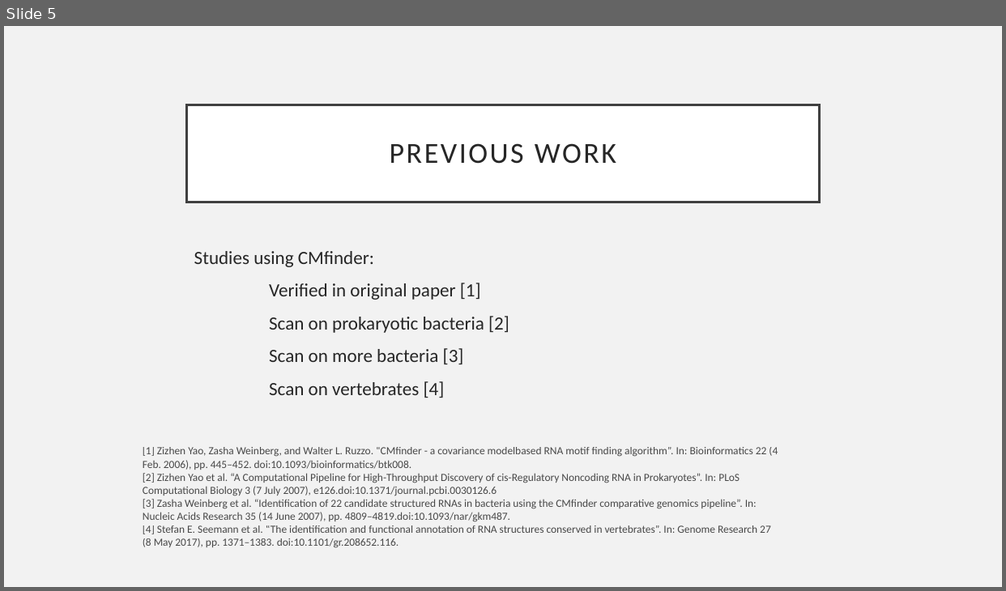
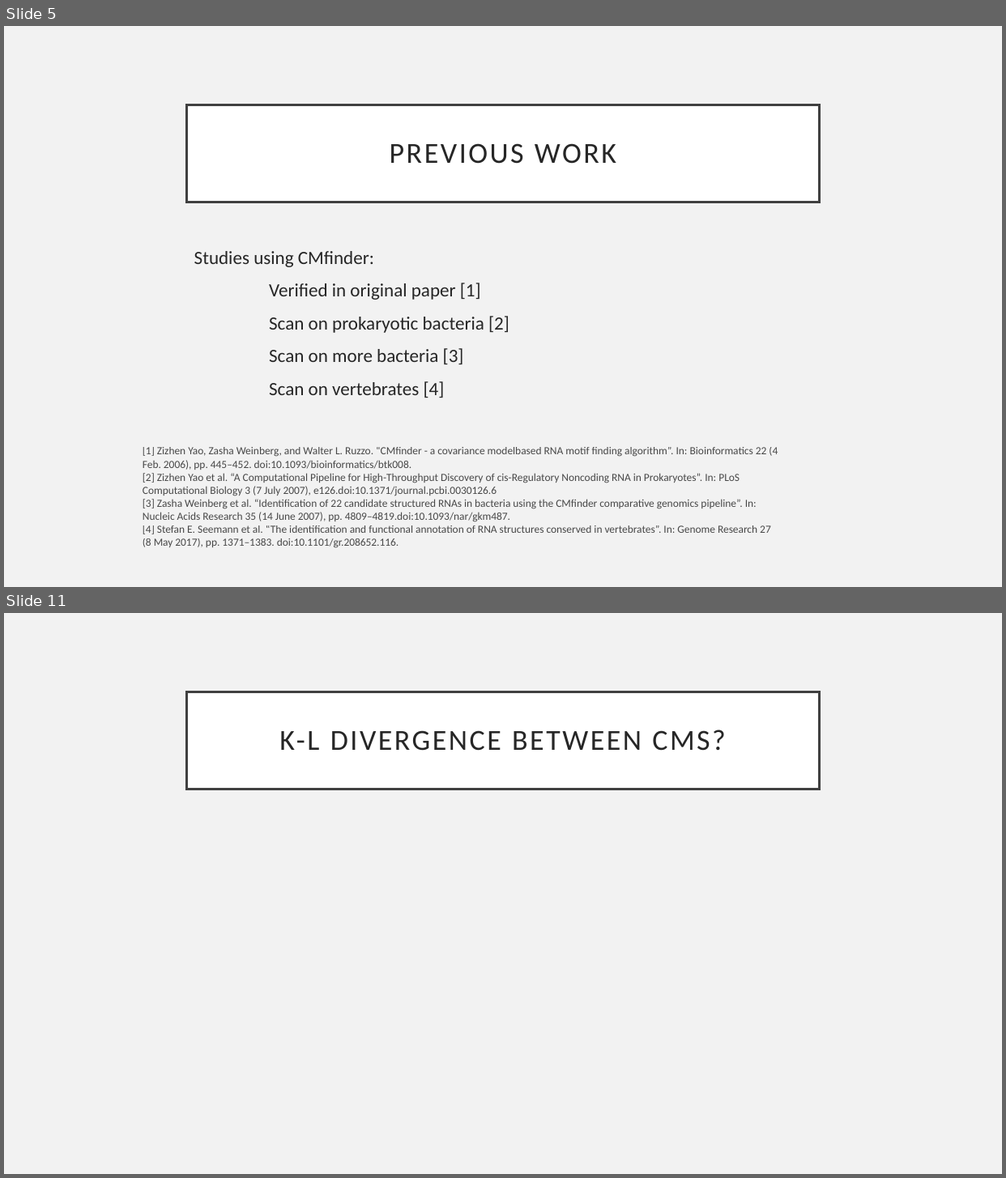
Before and after one commit to asyncViridian/jcmf, a slide deck: notes/presentation.pptx. Shown one above the other, each under a label of ours: slide 5 before the commit, slides 5 and 11 after it; the slides between them are not shown. The pictures are 1006x591 and 1006x1178 pixels, drawn with LibreOffice and Linux fonts; fonts in the diff are those of the drawing. Boxes give left, top, right and bottom in pixels: in the first picture for what was removed or moved away, otherwise in the second. Text is boxed around its words. In the diff, an @@ line names an element or a change of style, - is before the commit and + after.

```diff
--- a/notes/presentation.pptx
+++ b/notes/presentation.pptx
@@ slide 11 added at [4,613,1002,1174], background #F2F2F2 @@
@@ title added at [187,692,819,789], fill #FFFFFF, outline #404040 2.5 pt, 28 pt, text #262626 @@
+K-L DIVERGENCE BETWEEN CMS?
```
Also in this commit, not shown: 1 slide changed, 7 other slides added, 1 slide removed.
